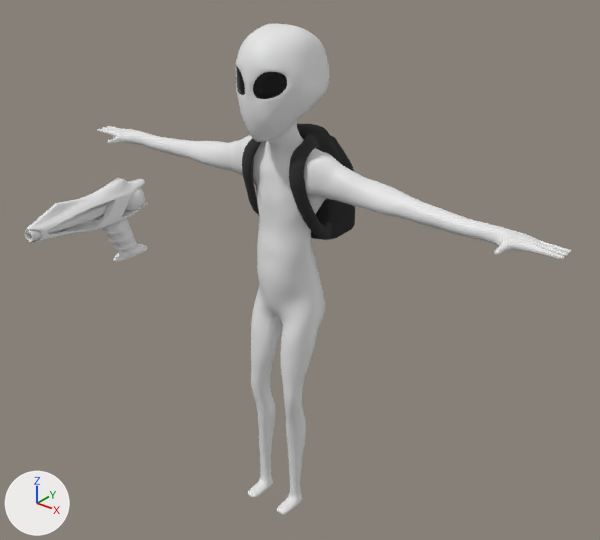
An edit to the FBX model Assets/Content/Models/Alien/Alien.fbx, drawn before and after from the same camera.
Both versions are drawn from a 50 mm camera at (1.62, -1.91, 2.16) aimed at (0.16, -0.09, 1.03). Lighting does not change. The marker at lower left points along +X, +Y and +Z. Objects named as collision shapes, trigger or cutter boxes, shadow casters or lower levels of detail are left out. Where no turn or scale is listed for an object, it has been applied to the vertices.

Names of what the first picture shows: 'Backpack2', 'Gun_LOD0', 'LOD0'.
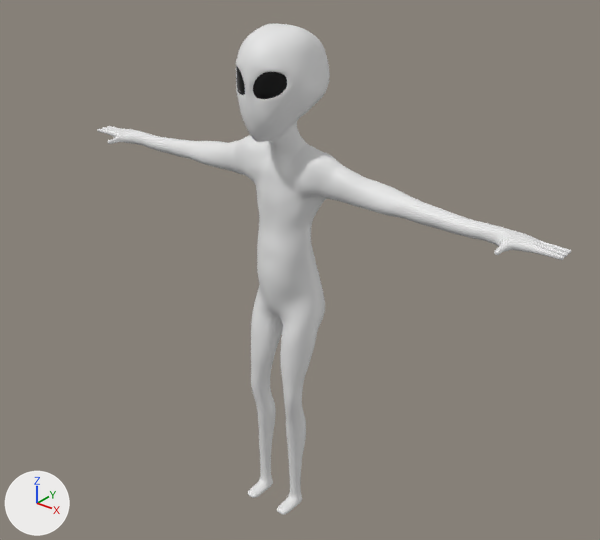
Boxes [x1, y1, x2, y2] around the edits, measured in the pictures (600 x 540 px):
'Gun_LOD0', deleted: before [25, 178, 148, 261]
    faces in mat_gun (white #e7e7e7): [27, 178, 148, 261]
    faces in mat_barrel (white #e7e7e7): [25, 203, 107, 242]
    faces in mat_sphere (white #e7e7e7): [125, 187, 145, 211]
'Backpack2', deleted (black): before [242, 124, 355, 240]
    faces in mat_straps (black #2e2e2e): [242, 133, 332, 240]
    faces in mat_body (black #202020): [297, 124, 355, 240]

What changed in the scene script:
```text
Remove ob_gun_lod0:
    ob_gun_lod0 = bpy.data.objects.new('Gun_LOD0', me_sphere_001)
    ob_gun_lod0.location = (0.0, -0.646, 1.3)
Remove ob_backpack2:
    ob_backpack2 = bpy.data.objects.new('Backpack2', me_plane_010)
    ob_backpack2.location = (0.0, 0.174, 1.204)
```
